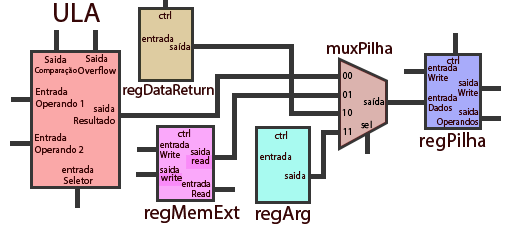
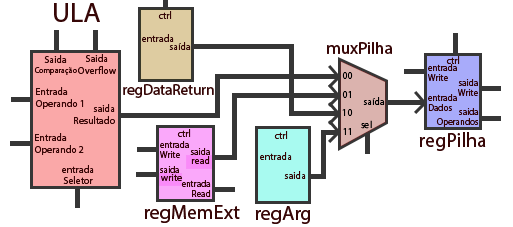
Layered file, before and after one edit (w=513, h=227). Changes by layer:
added layer "Layer 8" above "Layer 7" over bbox(414, 91, 424, 114)
added layer "Layer 7" above "Layer 6" over bbox(328, 120, 341, 143)
added layer "Layer 6" above "Layer 5" over bbox(328, 65, 341, 88)
added layer "Layer 5" above "Layer 4" over bbox(328, 84, 341, 107)
added layer "Layer 4" above "sel" over bbox(328, 102, 341, 125)
